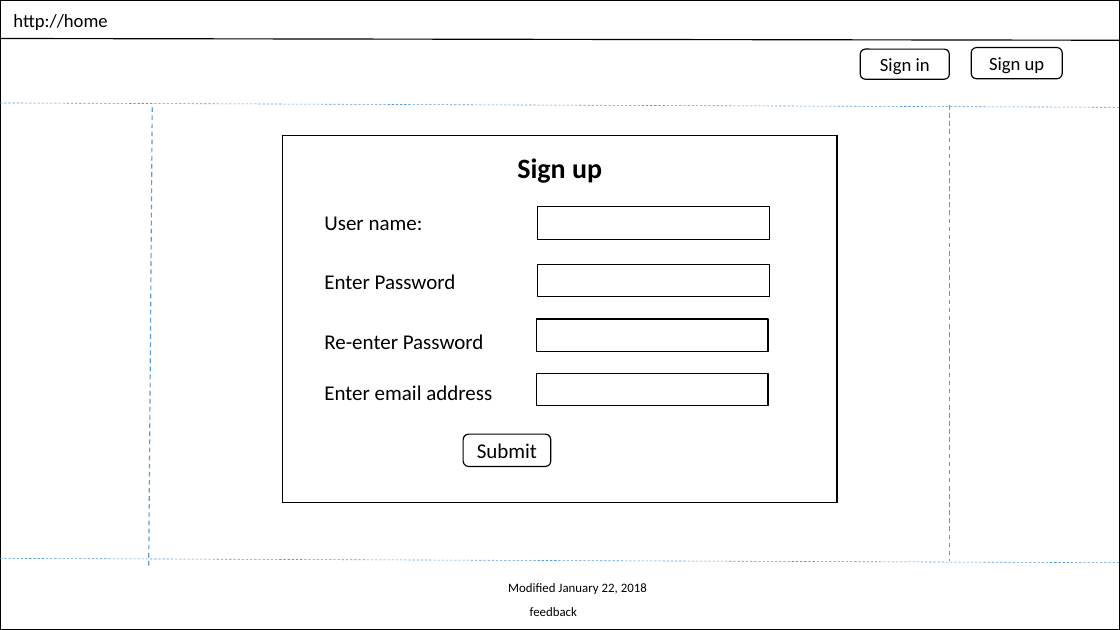
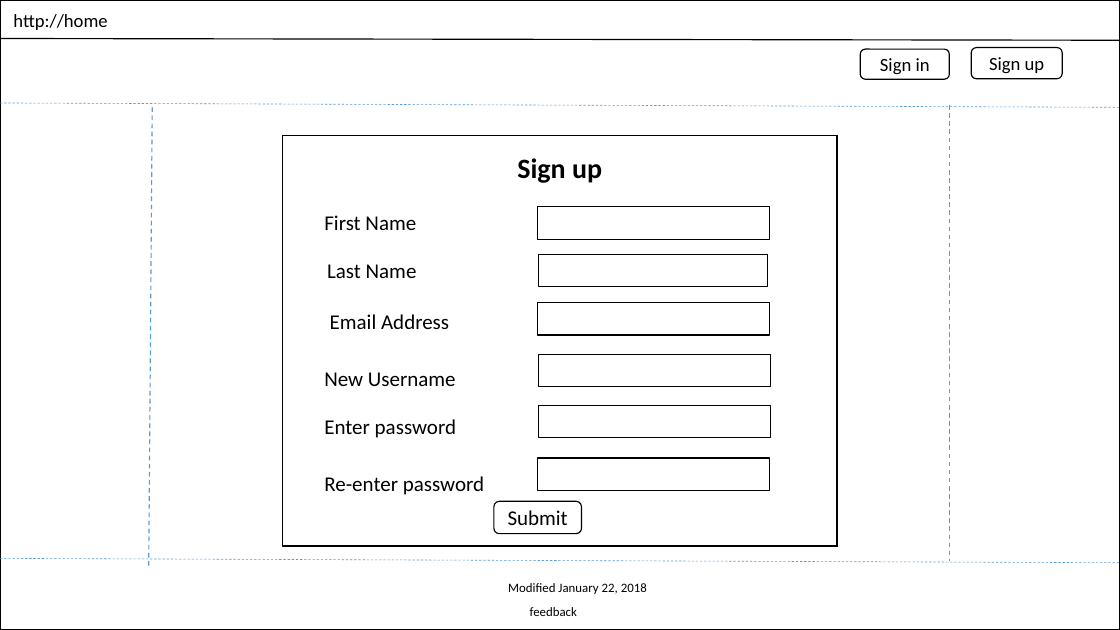
Before and after one commit to trevor-tran/stock-performance, a slide deck: slide 2 of docs/design/UIprototype.pptx. Drawn at 1120x630 pixels with LibreOffice and Linux fonts; fonts in the diff are those of the drawing. Boxes give left, top, right and bottom in pixels: in the first picture for what was removed or moved away, otherwise in the second. Text is boxed around its words. In the diff, an @@ line names an element or a change of style, - is before the commit and + after.

Commit message:
Sign-up UI updated

```diff
--- a/docs/design/UIprototype.pptx
+++ b/docs/design/UIprototype.pptx
@@ rectangle: place and size @@
-rectangle at [283, 136, 838, 503]
+rectangle at [283, 136, 838, 546]
@@ text at [324, 215, 416, 230]: text changed @@
-User name:
+First Name
@@ text added at [327, 264, 417, 278], 18 pt, text #000000 @@
+Last Name
@@ rectangle: place and size @@
-rectangle at [538, 265, 770, 297]
+rectangle at [539, 255, 768, 287]
@@ text at [330, 314, 449, 329]: text changed @@
-Enter email address
+Email Address
@@ rectangle: place and size @@
-rectangle at [537, 319, 769, 351]
+rectangle at [538, 303, 770, 335]
@@ rectangle: place and size @@
-rectangle at [537, 374, 769, 406]
+rectangle at [539, 355, 770, 386]
@@ text added at [324, 372, 456, 386], 18 pt, text #000000 @@
+New Username
@@ text at [324, 419, 456, 438]: text changed @@
-Enter Password
+Enter password
@@ rectangle added at [539, 405, 770, 437], outline #000000 1 pt @@
@@ text at [324, 476, 484, 495]: text changed @@
-Re-enter Password
+Re-enter password
@@ rectangle added at [538, 458, 770, 490], outline #000000 1 pt @@
@@ rounded rectangle "Submit": place and size @@
-rounded rectangle "Submit" at [463, 434, 550, 467]
+rounded rectangle "Submit" at [494, 502, 581, 534]
```
